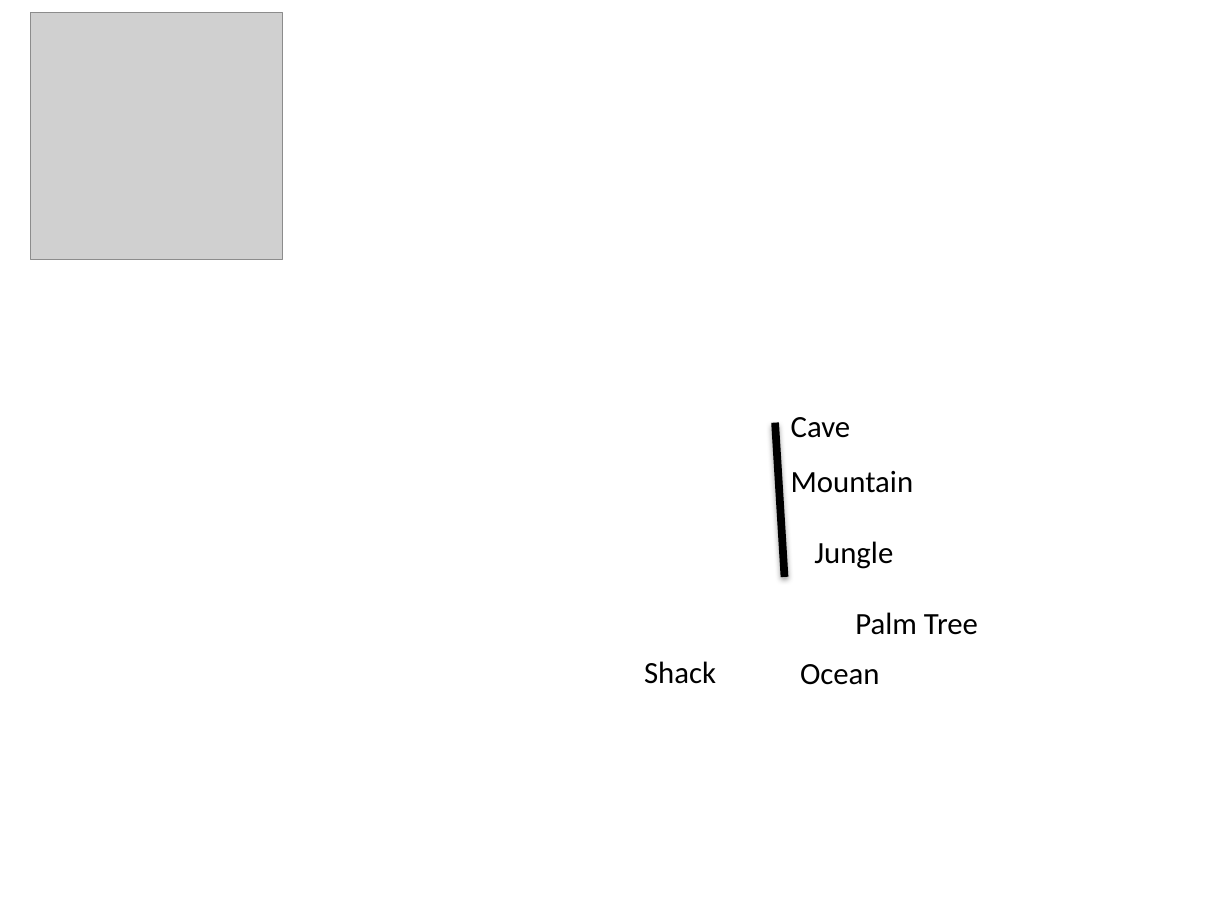
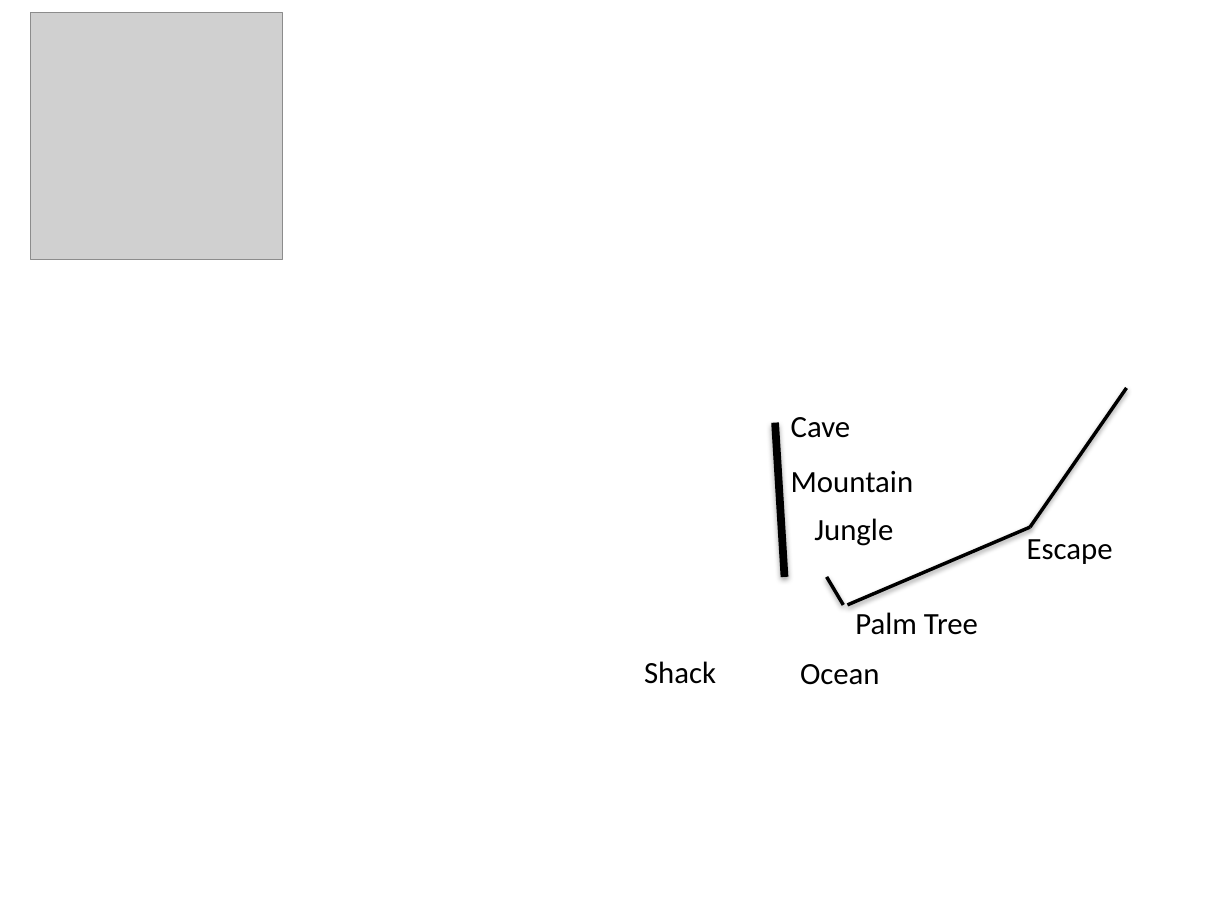
Before and after one commit to SkylarSenning/CMPT120-Project-2, a slide deck: slide 1 of Game map.pptx. Drawn at 1232x924 pixels with LibreOffice and Linux fonts; fonts in the diff are those of the drawing; grey boxes stand for pictures; background and template pictures are left out. Boxes give left, top, right and bottom in pixels: in the first picture for what was removed or moved away, otherwise in the second. Text is boxed around its words. In the diff, an @@ line names an element or a change of style, - is before the commit and + after.

```diff
--- a/Game map.pptx
+++ b/Game map.pptx
@@ line added from (1030, 527) to (1126, 388), #000000 2 pt @@
@@ text "Jungle": place and size @@
-text "Jungle" at box(814, 541, 893, 569)
+text "Jungle" at box(814, 518, 893, 546)
@@ line added from (848, 605) to (1030, 527), #000000 2 pt @@
@@ text added at box(1027, 539, 1113, 564), 18 pt, text #000000 @@
+Escape
@@ line added from (844, 605) to (827, 577), #000000 2 pt @@
```
Also in this commit, not shown: 19 other files.
